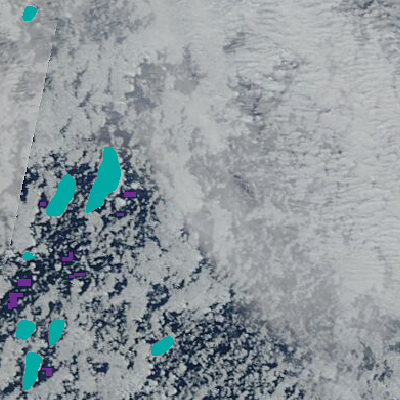
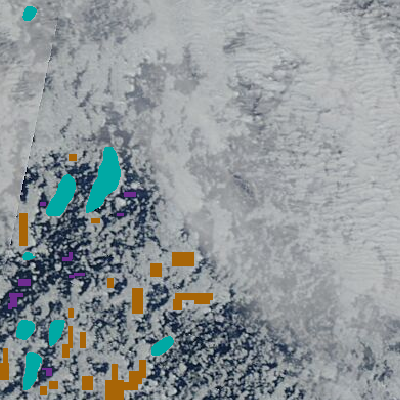
Layers edited between the first and the second (400, 400) image:
added layer "ice samples" (2nd of 2) above "water samples" over [0, 154, 213, 400]
